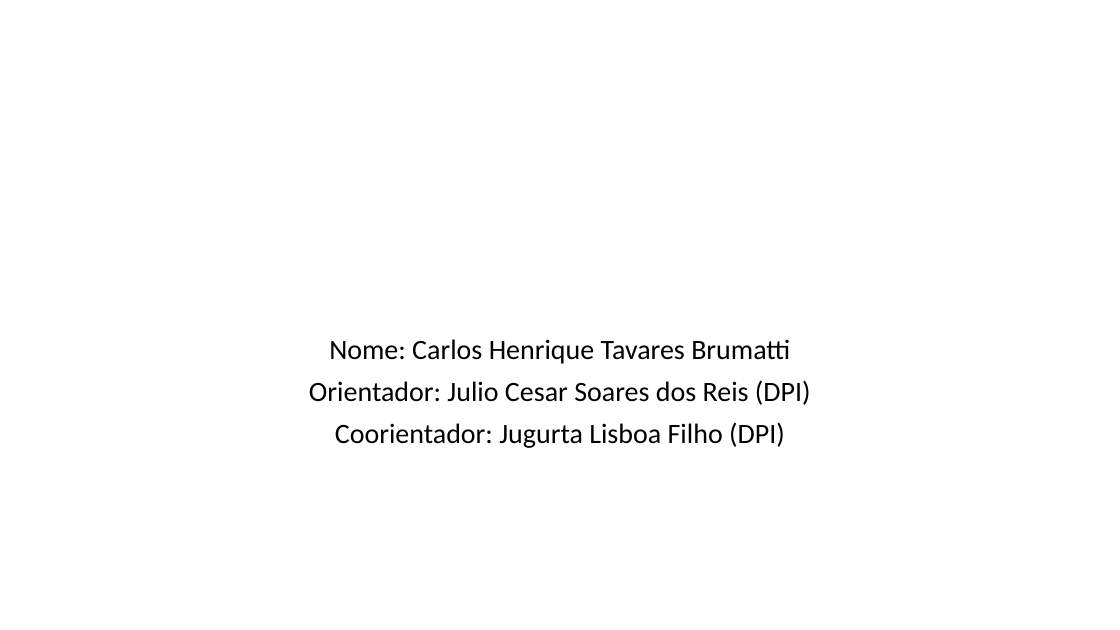
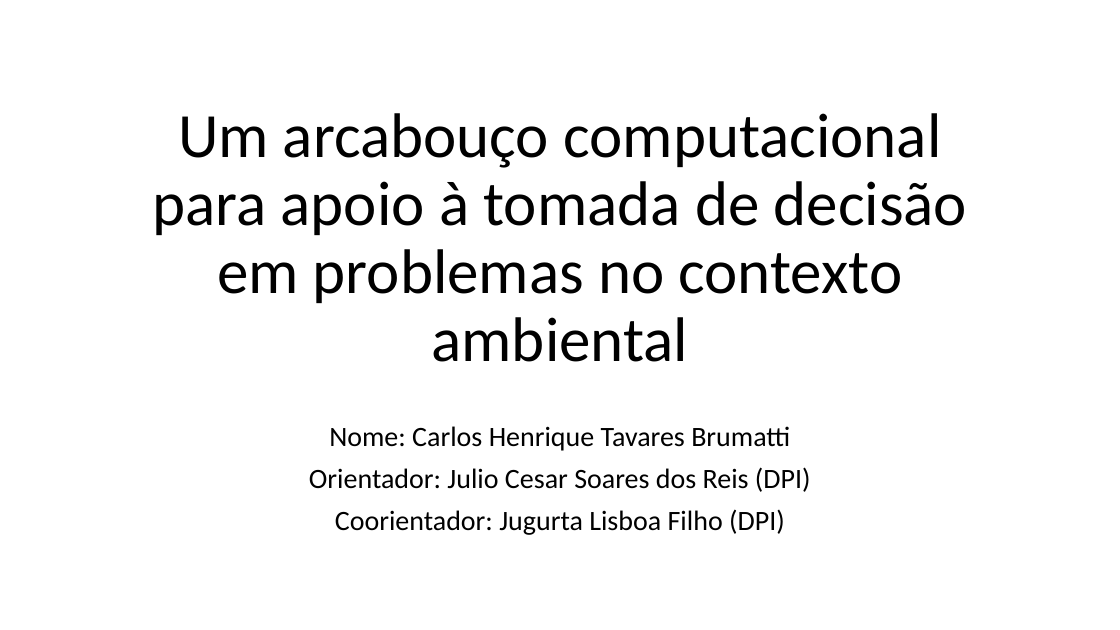
Before and after one commit to TavaresCarlos/TerrainIntelGIS, a slide deck: slide 1 of escrita/seminários/apresentacao.pptx. Drawn at 1120x630 pixels with LibreOffice and Linux fonts; fonts in the diff are those of the drawing. Boxes give left, top, right and bottom in pixels: in the first picture for what was removed or moved away, otherwise in the second. Text is boxed around its words. In the diff, an @@ line names an element or a change of style, - is before the commit and + after.

```diff
--- a/escrita/seminários/apresentacao.pptx
+++ b/escrita/seminários/apresentacao.pptx
@@ title added at bbox=[152, 113, 967, 362], 54 pt, text #000000 @@
+Um arcabouço computacional para apoio à tomada de decisão em problemas no contexto ambiental
@@ subtitle "Nome: Carlos Henrique Tavares Brumatti": place and size @@
-subtitle "Nome: Carlos Henrique Tavares Brumatti" at bbox=[309, 339, 811, 448]
+subtitle "Nome: Carlos Henrique Tavares Brumatti" at bbox=[309, 426, 811, 535]
```
Also in this commit, not shown: 4 other slides changed, 8 slides added, 1 slide removed, 4 other files.
